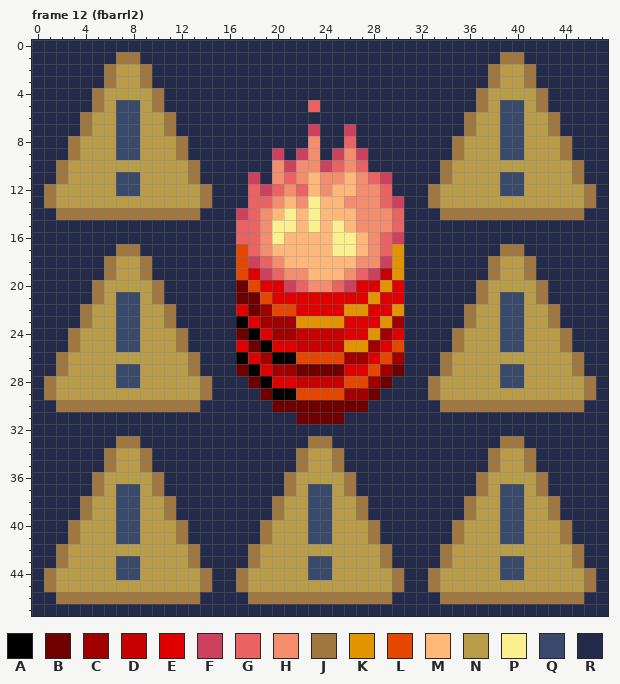
Pixel-art file, stored at public/assets/graphics/snek-threats-48.ase. The picture above is the old version.
48x48 pixels, 20 frames. Shown: frame 12 (fbarrl2). The commit also changed other frames, which this record leaves out.
Visible layers, top first: "Layer 3", "colorburn" colour burn, "Layer 1", "warning" opacity 71%, "bg".
Palette (. is transparent): A #000000  B #6e0000  C #a00000  D #c70000  E #df0000  F #cc425e  G #ea6262  H #f48d6d  J #a0773f  K #e19400  L #e64700  M #ffb879  N #b89c48  P #fcef8d  Q #38496b  R #242b4a
Pixels before, frame 12 (fbarrl2), first column x 0:
 0 RRRRRRRRRRRRRRRRRRRRRRRRRRRRRRRRRRRRRRRRRRRRRRRR
 1 RRRRRRRJJRRRRRRRRRRRRRRRRRRRRRRRRRRRRRRJJRRRRRRR
 2 RRRRRRJNNJRRRRRRRRRRRRRRRRRRRRRRRRRRRRJNNJRRRRRR
 3 RRRRRRJNNJRRRRRRRRRRRRRRRRRRRRRRRRRRRRJNNJRRRRRR
 4 RRRRRJNNNNJRRRRRRRRRRRRRRRRRRRRRRRRRRJNNNNJRRRRR
 5 RRRRRJNQQNJRRRRRRRRRRRRGRRRRRRRRRRRRRJNQQNJRRRRR
 6 RRRRJNNQQNNJRRRRRRRRRRRRRRRRRRRRRRRRJNNQQNNJRRRR
 7 RRRRJNNQQNNJRRRRRRRRRRRFRRFRRRRRRRRRJNNQQNNJRRRR
 8 RRRJNNNQQNNNJRRRRRRRRRRHRRGRRRRRRRRJNNNQQNNNJRRR
 9 RRRJNNNQQNNNJRRRRRRRFRFHRFHFRRRRRRRJNNNQQNNNJRRR
10 RRJNNNNNNNNNNJRRRRRRHFHHFGHGRRRRRRJNNNNNNNNNNJRR
11 RRJNNNNQQNNNNJRRRRFRHGHMHHMHGFRRRRJNNNNQQNNNNJRR
12 RJNNNNNQQNNNNNJRRRGFGHGMHMMHHGRRRJNNNNNQQNNNNNJR
13 RJNNNNNNNNNNNNJRRRGGHMHPMMHHHGFRRJNNNNNNNNNNNNJR
14 RRJJJJJJJJJJJJRRRFGHMPMPMMMHHHGRRRJJJJJJJJJJJJRR
15 RRRRRRRRRRRRRRRRRGGHPPMPMPMHHHGRRRRRRRRRRRRRRRRR
16 RRRRRRRRRRRRRRRRRGGHPMMMMPPMHGFRRRRRRRRRRRRRRRRR
17 RRRRRRRJJRRRRRRRRLGHMMMMMPPMHGKRRRRRRRRJJRRRRRRR
18 RRRRRRJNNJRRRRRRRLFGHMMMMMMHHFKRRRRRRRJNNJRRRRRR
19 RRRRRRJNNJRRRRRRRLEFGHHMMMHGFDKRRRRRRRJNNJRRRRRR
20 RRRRRJNNNNJRRRRRRBLEEFGHHGFEEKERRRRRRJNNNNJRRRRR
21 RRRRRJNQQNJRRRRRRBBLEEEEEEEEKEERRRRRRJNQQNJRRRRR
22 RRRRJNNQQNNJRRRRREBCLLEEEEKKEEKRRRRRJNNQQNNJRRRR
23 RRRRJNNQQNNJRRRRRAECCCKKKKEEEKCRRRRRJNNQQNNJRRRR
24 RRRJNNNQQNNNJRRRRBAECCDDDDEEKCERRRRJNNNQQNNNJRRR
25 RRRJNNNQQNNNJRRRREBAEEDDDDKKCELRRRRJNNNQQNNNJRRR
26 RRJNNNNNNNNNNJRRRAECAALLLLCCELCRRRJNNNNNNNNNNJRR
27 RRJNNNNQQNNNNJRRRBAECCBBBBEELCBRRRJNNNNQQNNNNJRR
28 RJNNNNNQQNNNNNJRRRBAEEDDDDLLCBRRRJNNNNNQQNNNNNJR
29 RJNNNNNNNNNNNNJRRRRBAALLLLCCBRRRRJNNNNNNNNNNNNJR
30 RRJJJJJJJJJJJJRRRRRRBBBBBBBBRRRRRRJJJJJJJJJJJJRR
31 RRRRRRRRRRRRRRRRRRRRRRBBBBRRRRRRRRRRRRRRRRRRRRRR
32 RRRRRRRRRRRRRRRRRRRRRRRRRRRRRRRRRRRRRRRRRRRRRRRR
33 RRRRRRRJJRRRRRRRRRRRRRRJJRRRRRRRRRRRRRRJJRRRRRRR
34 RRRRRRJNNJRRRRRRRRRRRRJNNJRRRRRRRRRRRRJNNJRRRRRR
35 RRRRRRJNNJRRRRRRRRRRRRJNNJRRRRRRRRRRRRJNNJRRRRRR
36 RRRRRJNNNNJRRRRRRRRRRJNNNNJRRRRRRRRRRJNNNNJRRRRR
37 RRRRRJNQQNJRRRRRRRRRRJNQQNJRRRRRRRRRRJNQQNJRRRRR
38 RRRRJNNQQNNJRRRRRRRRJNNQQNNJRRRRRRRRJNNQQNNJRRRR
39 RRRRJNNQQNNJRRRRRRRRJNNQQNNJRRRRRRRRJNNQQNNJRRRR
40 RRRJNNNQQNNNJRRRRRRJNNNQQNNNJRRRRRRJNNNQQNNNJRRR
41 RRRJNNNQQNNNJRRRRRRJNNNQQNNNJRRRRRRJNNNQQNNNJRRR
42 RRJNNNNNNNNNNJRRRRJNNNNNNNNNNJRRRRJNNNNNNNNNNJRR
43 RRJNNNNQQNNNNJRRRRJNNNNQQNNNNJRRRRJNNNNQQNNNNJRR
44 RJNNNNNQQNNNNNJRRJNNNNNQQNNNNNJRRJNNNNNQQNNNNNJR
45 RJNNNNNNNNNNNNJRRJNNNNNNNNNNNNJRRJNNNNNNNNNNNNJR
46 RRJJJJJJJJJJJJRRRRJJJJJJJJJJJJRRRRJJJJJJJJJJJJRR
47 RRRRRRRRRRRRRRRRRRRRRRRRRRRRRRRRRRRRRRRRRRRRRRRR
And afterwards:
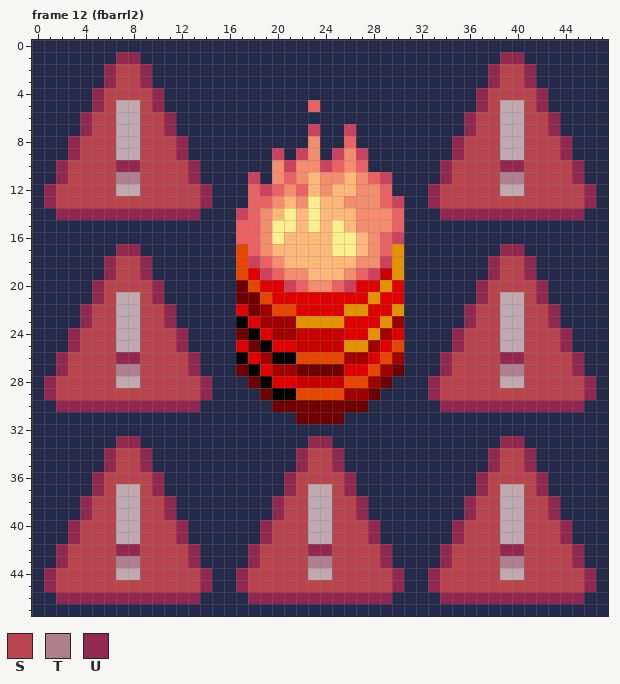
Colours new in this view: S #b8454e  T #ae8089  U #92274f
The exact change:
Colour Q changes from #38496b to #bfabaf.
Frame 12 (fbarrl2), layer "warning":
Colour N becomes colour S in rows 2 to 3 at x 7 to 8 and 39 to 40; in row 4 at x 6 to 9 and 38 to 41; in row 5 at x 6, 9, 38 and 41; in rows 6 to 7 at x 5 to 6, 9 to 10, 37 to 38 and 41 to 42; in rows 8 to 9 at x 4 to 6, 9 to 11, 36 to 38 and 41 to 43; in rows 10 to 11 at x 3 to 6, 9 to 12, 35 to 38 and 41 to 44.
Colour N becomes colour S in row 12 at x 2 to 6, 9 to 13, 34 to 38 and 41 to 45; in row 13 at x 2 to 13 and 34 to 45; in rows 18 to 19 at x 7 to 8 and 39 to 40; in row 20 at x 6 to 9 and 38 to 41; in row 21 at x 6, 9, 38 and 41; in rows 22 to 23 at x 5 to 6, 9 to 10, 37 to 38 and 41 to 42.
Colour N becomes colour S in rows 24 to 25 at x 4 to 6, 9 to 11, 36 to 38 and 41 to 43; in rows 26 to 27 at x 3 to 6, 9 to 12, 35 to 38 and 41 to 44; in row 28 at x 2 to 6, 9 to 13, 34 to 38 and 41 to 45; in row 29 at x 2 to 13 and 34 to 45; in rows 34 to 35 at x 7 to 8, 23 to 24 and 39 to 40; in row 36 at x 6 to 9, 22 to 25 and 38 to 41.
Colour N becomes colour S in row 37 at x 6, 9, 22, 25, 38 and 41; in rows 38 to 39 at x 5 to 6, 9 to 10, 21 to 22, 25 to 26, 37 to 38 and 41 to 42; in rows 40 to 41 at x 4 to 6, 9 to 11, 20 to 22, 25 to 27, 36 to 38 and 41 to 43; in rows 42 to 43 at x 3 to 6, 9 to 12, 19 to 22, 25 to 28, 35 to 38 and 41 to 44; in row 44 at x 2 to 6, 9 to 13, 18 to 22, 25 to 29, 34 to 38 and 41 to 45; in row 45 at x 2 to 13, 18 to 29 and 34 to 45.
Colour Q becomes colour T in row 11 at x 7 to 8 and 39 to 40; in row 27 at x 7 to 8 and 39 to 40; in row 43 at x 7 to 8, 23 to 24 and 39 to 40.
Colour J becomes colour U in row 1 at x 7 to 8 and 39 to 40; in rows 2 to 3 at x 6, 9, 38 and 41; in rows 4 to 5 at x 5, 10, 37 and 42; in rows 6 to 7 at x 4, 11, 36 and 43; in rows 8 to 9 at x 3, 12, 35 and 44; in rows 10 to 11 at x 2, 13, 34 and 45.
Colour J becomes colour U in rows 12 to 13 at x 1, 14, 33 and 46; in row 14 at x 2 to 13 and 34 to 45; in row 17 at x 7 to 8 and 39 to 40; in rows 18 to 19 at x 6, 9, 38 and 41; in rows 20 to 21 at x 5, 10, 37 and 42; in rows 22 to 23 at x 4, 11, 36 and 43.
Colour J becomes colour U in rows 24 to 25 at x 3, 12, 35 and 44; in rows 26 to 27 at x 2, 13, 34 and 45; in rows 28 to 29 at x 1, 14, 33 and 46; in row 30 at x 2 to 13 and 34 to 45; in row 33 at x 7 to 8, 23 to 24 and 39 to 40; in rows 34 to 35 at x 6, 9, 22, 25, 38 and 41.
Colour J becomes colour U in rows 36 to 37 at x 5, 10, 21, 26, 37 and 42; in rows 38 to 39 at x 4, 11, 20, 27, 36 and 43; in rows 40 to 41 at x 3, 12, 19, 28, 35 and 44; in rows 42 to 43 at x 2, 13, 18, 29, 34 and 45; in rows 44 to 45 at x 1, 14, 17, 30, 33 and 46; in row 46 at x 2 to 13, 18 to 29 and 34 to 45.
Colour N becomes colour U in row 10 at x 7 to 8 and 39 to 40; in row 26 at x 7 to 8 and 39 to 40; in row 42 at x 7 to 8, 23 to 24 and 39 to 40.
Boxes around the changes in both pictures, in picture pixels (x1, y1, x2, y2):
changed: (44, 52, 596, 604)
